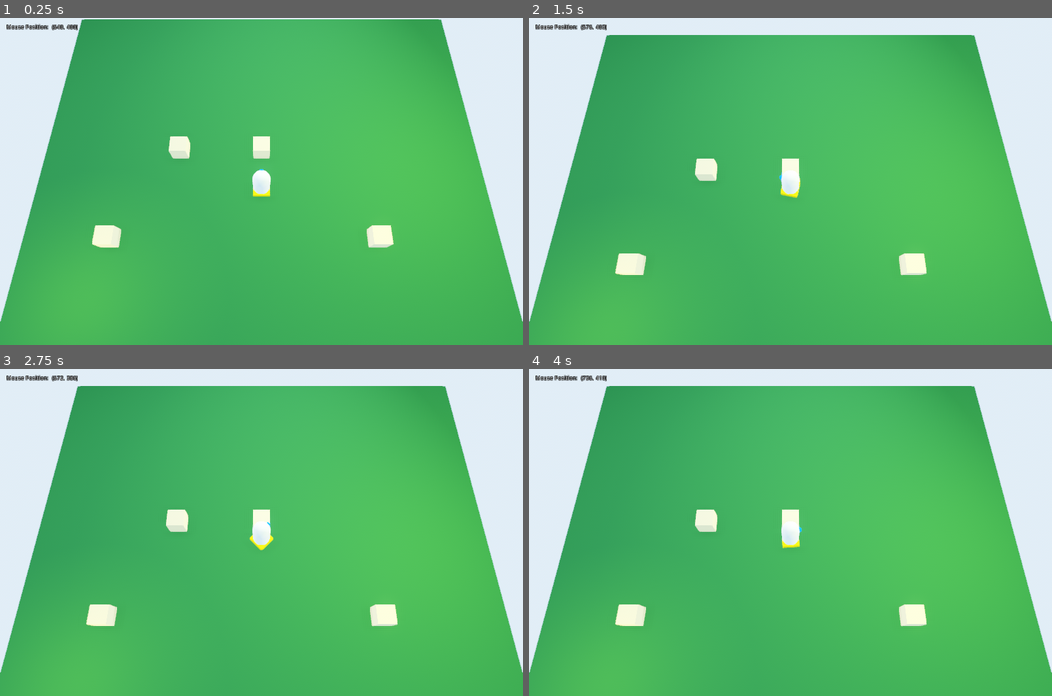
Above: before the commit, frames 1-4 (two rows, left to right).
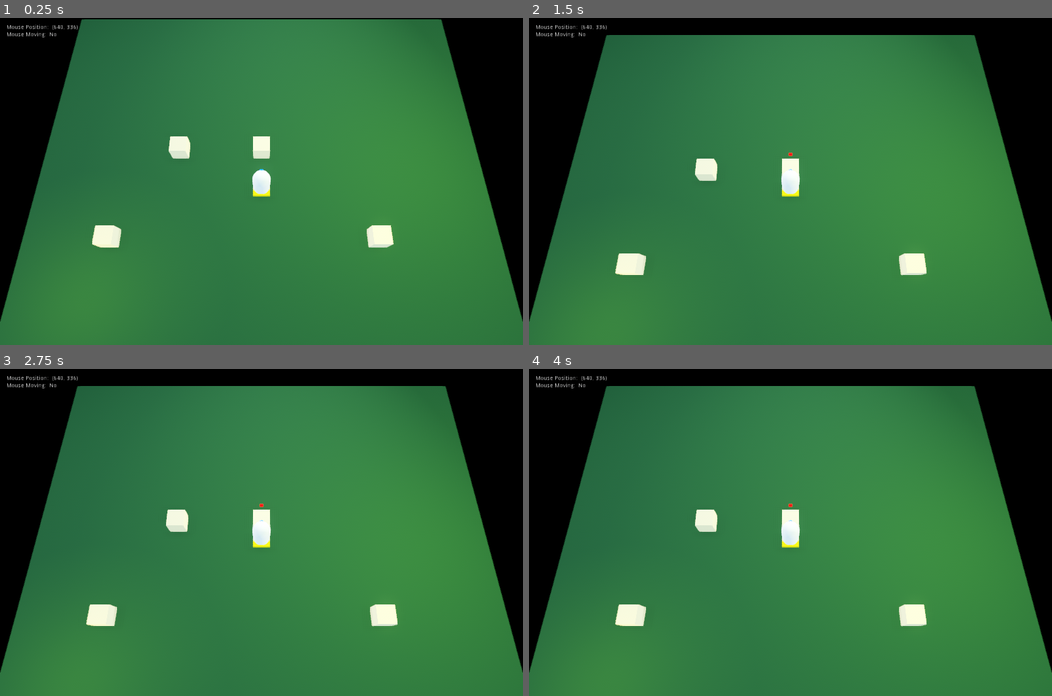
Above: after the commit, the same moments.

Repository: sean-clayton/TopDownTest
Game: Godot game, scene res://Main.tscn
Same seed, same stepped clock (60 frames per second), same inputs: the game is played once before the commit and once after it.
Inputs (mouse positions are in pixels of both pictures, inside the frame that each line leads up to):
- Up to frame 1 (0.25 s): no input
- Up to frame 2 (1.5 s): tap Enter at 0.5 s; move the mouse to (816, 181) at 0.52 s; hold W (player_move_up) from 0.53 s (still down); tap Space at 1.25 s; move the mouse to (764, 181) at 1.27 s
- Up to frame 3 (2.75 s): keep holding W (player_move_up); tap Enter at 2 s; move the mouse to (271, 525) at 2.02 s
- Up to frame 4 (4 s): keep holding W (player_move_up); tap Space at 2.75 s; move the mouse to (785, 539) at 2.77 s; tap Enter at 3.5 s; move the mouse to (827, 535) at 3.52 s

The runs differ from the first frame. In frame 1, 99% of the frame differs, in the area x 0-100%, y 0-100%; in frame 2, 99%; in frame 3, 99%; in frame 4, 99%.

Commit message:
More debug tooling

Diff:
--- a/Main.tscn
+++ b/Main.tscn
@@ -5,11 +5,12 @@
 [ext_resource path="res://proceduralsky.tres" type="ProceduralSky" id=3]
 
 [sub_resource type="Environment" id=1]
-background_mode = 2
+background_mode = 3
 background_sky = ExtResource( 3 )
 tonemap_mode = 3
 tonemap_white = 1.31
 ssao_enabled = true
+ssao_quality = 2
 glow_enabled = true
 
 [node name="Main" type="Spatial"]
@@ -88,4 +89,30 @@
 custom_constants/shadow_offset_y = 1
 custom_constants/shadow_as_outline = 1
 
+[node name="MouseMoving" type="HBoxContainer" parent="UI/LabelList"]
+margin_top = 18.0
+margin_right = 1280.0
+margin_bottom = 32.0
+
+[node name="Label" type="Label" parent="UI/LabelList/MouseMoving"]
+margin_right = 101.0
+margin_bottom = 14.0
+custom_colors/font_color_shadow = Color( 0, 0, 0, 1 )
+custom_constants/shadow_offset_x = 1
+custom_constants/shadow_offset_y = 1
+custom_constants/shadow_as_outline = 1
+text = "Mouse Moving: "
+__meta__ = {
+"_edit_use_anchors_": false
+}
+
+[node name="Value" type="Label" parent="UI/LabelList/MouseMoving"]
+margin_left = 105.0
+margin_right = 105.0
+margin_bottom = 14.0
+custom_colors/font_color_shadow = Color( 0, 0, 0, 1 )
+custom_constants/shadow_offset_x = 1
+custom_constants/shadow_offset_y = 1
+custom_constants/shadow_as_outline = 1
+
 [editable path="Level"]
--- a/Player.gd
+++ b/Player.gd
@@ -4,7 +4,9 @@
 onready var player_bottom = $PlayerKinematicBody/PlayerBottom
 onready var camera_rig = $CameraRig
 onready var camera = $CameraRig/PlayerCamera
+onready var cursor = $PlayerKinematicBody/Cursor
 onready var mouse_position_label = get_node("/root/Main/UI/LabelList/MousePosition/Value")
+onready var mouse_moving_label = get_node("/root/Main/UI/LabelList/MouseMoving/Value")
 
 export var gravity = 100
 export var speed = 170
@@ -13,13 +15,17 @@
 var move_direction = Vector3()
 var velocity = Vector3()
 
+var mouse_moving = false
+
+var locked_position = Vector2.ZERO
+
 
 func _ready() -> void:
 	var viewport = get_viewport()
-	var center_of_screen = Vector2.ZERO
-	center_of_screen = viewport.size / 2
+	locked_position = viewport.size / 2
+	locked_position.y -= 64.0
 
-	get_viewport().warp_mouse(center_of_screen)
+	get_viewport().warp_mouse(locked_position)
 	Input.set_mouse_mode(Input.MOUSE_MODE_CAPTURED)
 
 
@@ -31,8 +37,17 @@
 	move(delta)
 	look_at_cursor()
 
+	if mouse_moving:
+		mouse_moving_label.text = "Yes"
+		mouse_moving = false
+	else:
+		mouse_moving_label.text = "No"
 
-func _input(_event: InputEvent) -> void:
+
+func _input(event: InputEvent) -> void:
+	if event is InputEventMouseMotion:
+		mouse_moving = true
+
 	if Input.is_action_just_released("ui_cancel"):
 		get_tree().quit()
 
@@ -72,7 +87,7 @@
 	var drop_plane = Plane(Vector3.UP, player_bottom.global_transform.origin.y)
 
 	var ray_length = 1000
-	var mouse_position = get_viewport().get_mouse_position()
+	var mouse_position = locked_position
 	var from = camera.project_ray_origin(mouse_position)
 	var to = from + camera.project_ray_normal(mouse_position) * ray_length
 
@@ -82,9 +97,12 @@
 	var intersects_at = drop_plane.intersects_ray(from, to)
 	var cursor_pos = Vector3()
 	if intersects_at:
-		cursor_pos = intersects_at + distance
+		cursor_pos = intersects_at
 
-	body.look_at(cursor_pos, Vector3.UP)
-	body.rotation = body.rotation * Vector3.UP
-	if mouse_position_label:
-		mouse_position_label.text = String(mouse_position)
+	cursor.global_transform.origin = cursor_pos
+
+	if mouse_moving:
+		body.look_at(cursor_pos, Vector3.UP)
+		body.rotation = body.rotation * Vector3.UP
+
+	mouse_position_label.text = String(mouse_position)
--- a/Player.tscn
+++ b/Player.tscn
@@ -25,6 +25,18 @@
 
 [sub_resource type="SpatialMaterial" id=6]
 albedo_color = Color( 1, 0.937255, 0, 1 )
+
+[sub_resource type="SphereMesh" id=10]
+radius = 0.25
+height = 0.5
+
+[sub_resource type="SpatialMaterial" id=9]
+albedo_color = Color( 1, 0, 0, 1 )
+emission_enabled = true
+emission = Color( 1, 0, 0, 1 )
+emission_energy = 1.0
+emission_operator = 0
+emission_on_uv2 = false
 
 [node name="Player" type="Spatial"]
 script = ExtResource( 1 )
@@ -57,6 +69,12 @@
 mesh = SubResource( 5 )
 material/0 = SubResource( 6 )
 
+[node name="Cursor" type="Position3D" parent="PlayerKinematicBody"]
+
+[node name="MeshInstance" type="MeshInstance" parent="PlayerKinematicBody/Cursor"]
+mesh = SubResource( 10 )
+material/0 = SubResource( 9 )
+
 [node name="CameraRig" type="Position3D" parent="."]
 
 [node name="PlayerCamera" type="Camera" parent="CameraRig"]
--- a/ground_mat.tres
+++ b/ground_mat.tres
@@ -1,4 +1,4 @@
 [gd_resource type="SpatialMaterial" format=2]
 
 [resource]
-albedo_color = Color( 0.235294, 0.505882, 0.282353, 1 )
+albedo_color = Color( 0.180392, 0.352941, 0.211765, 1 )
Not shown: 1 places in Player.tscn that only renumber resources
